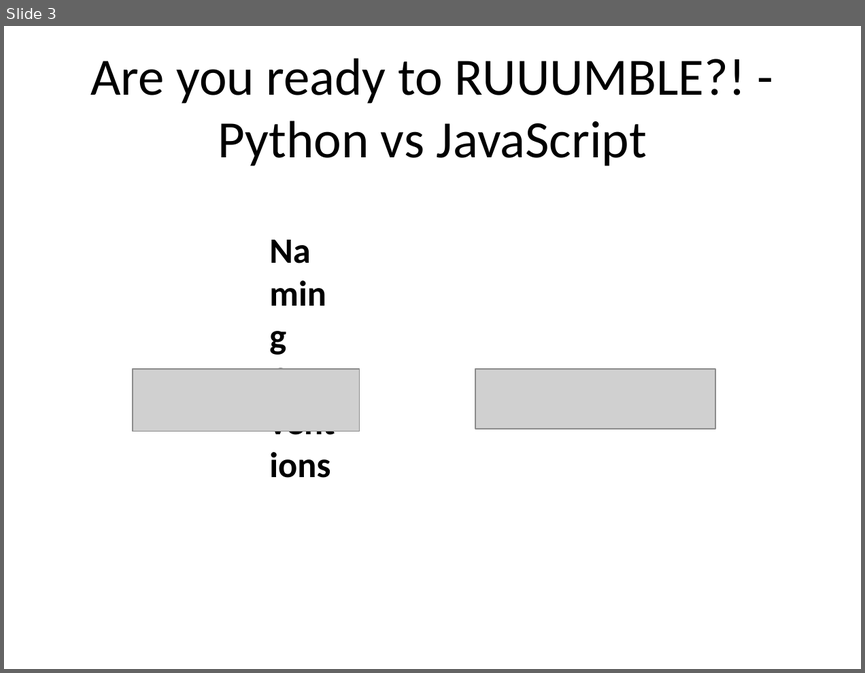
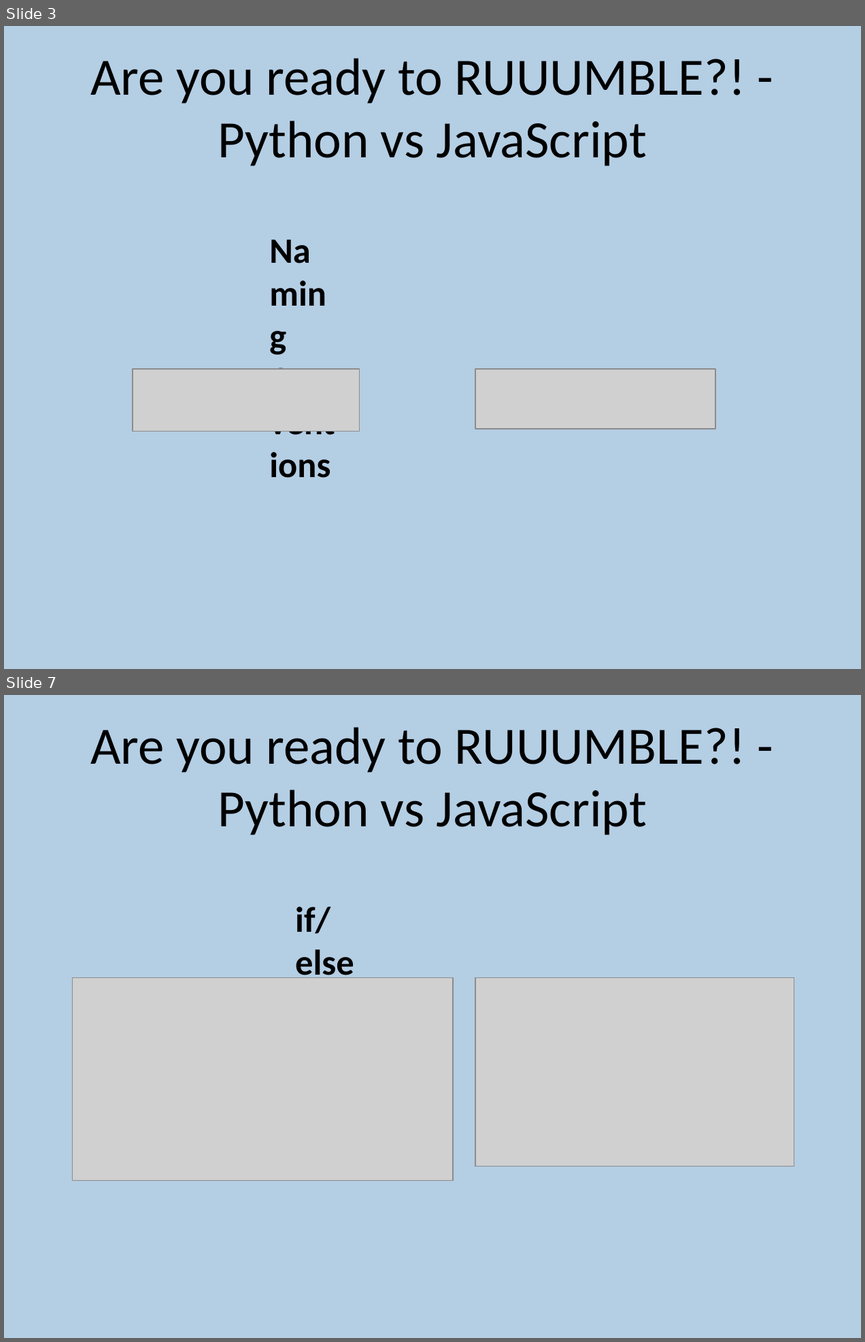
Before and after one commit to SofKov/PPT-Python, a slide deck: CN_PPT_Sofia.pptx. Shown one above the other, each under a label of ours: slide 3 before the commit, slides 3 and 7 after it; the slides between them are not shown. The pictures are 865x673 and 865x1342 pixels, drawn with LibreOffice and Linux fonts; fonts in the diff are those of the drawing; grey boxes stand for pictures. Boxes give left, top, right and bottom in pixels: in the first picture for what was removed or moved away, otherwise in the second. Text is boxed around its words. In the diff, an @@ line names an element or a change of style, - is before the commit and + after.

Commit message:
added background colour to slides, finished slides logic

```diff
--- a/CN_PPT_Sofia.pptx
+++ b/CN_PPT_Sofia.pptx
@@ slide 7 added at (4,695,861,1338), background #B4CEE4 @@
@@ title added at (90,727,745,835), 44 pt, text #000000 @@
+Are you ready to RUUUMBLE?! - Python vs JavaScript
@@ text added at (295,906,354,978), 30 pt, text #000000, bold @@
+if/else Statements
@@ picture added at (73,978,453,1180) @@
@@ picture added at (475,978,794,1166) @@
@@ slide 3 changed as well @@
@@ background #FFFFFF to #B4CEE4 @@
```
Also in this commit, not shown: 3 other slides changed, 4 other slides added, 14 other files.
